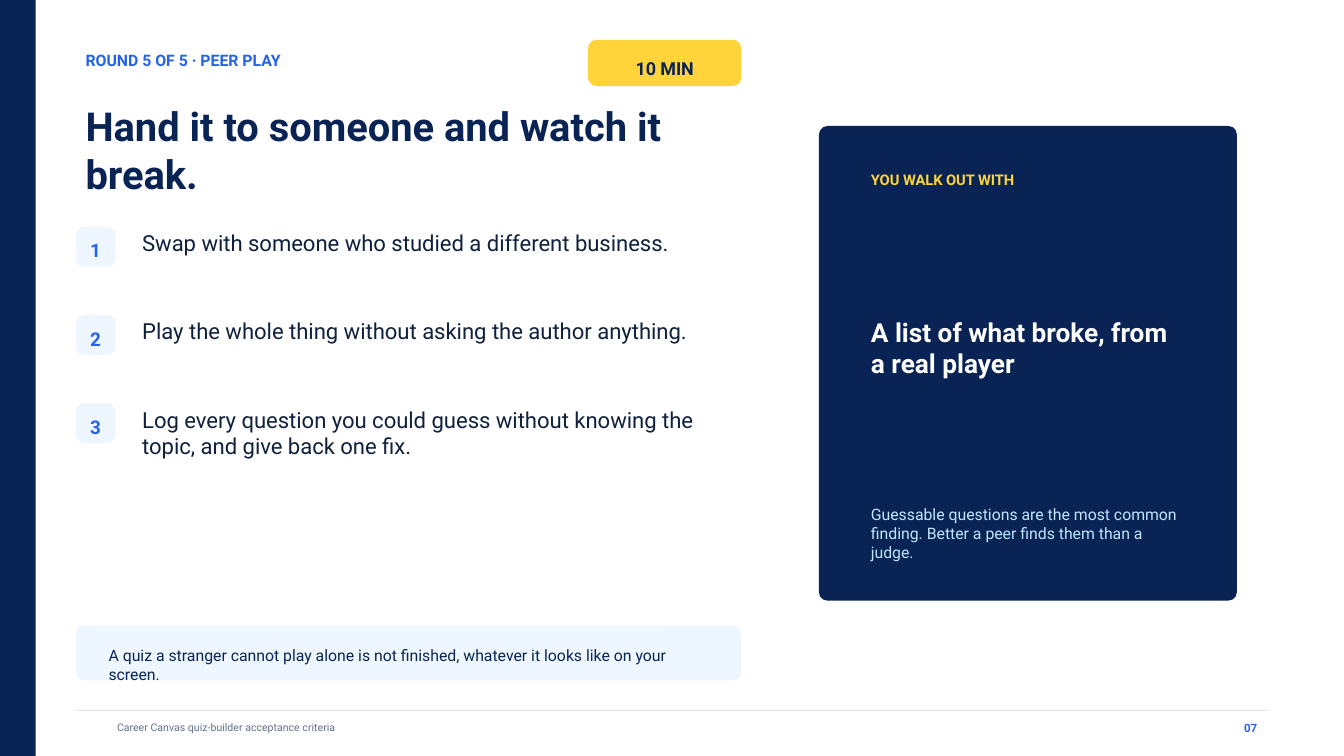
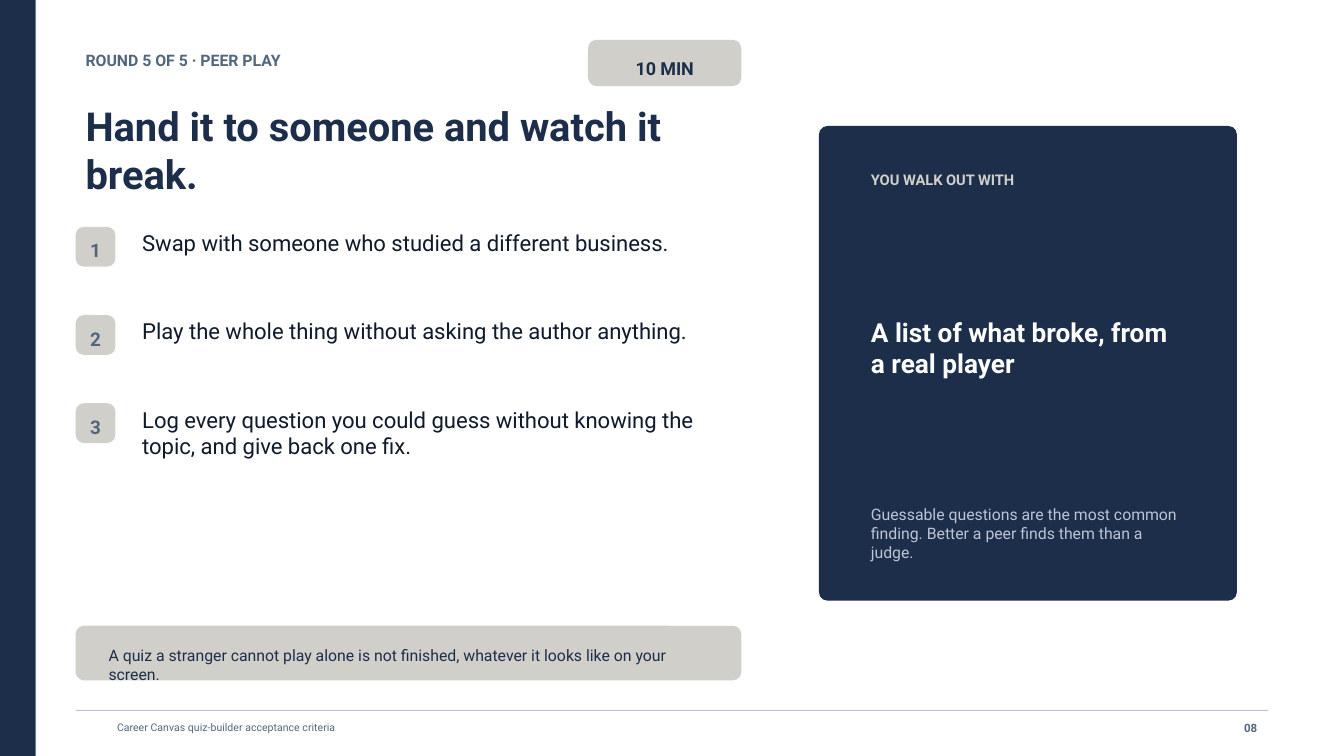
Before and after one commit to jadalin100/career-canvas, a slide deck: slide 8 of slides/output/Career_Canvas_Meeting_6_Build_Your_Quiz_App.pptx (slide 7 before the commit). Drawn at 1344x756 pixels with LibreOffice and Linux fonts; fonts in the diff are those of the drawing. Boxes give left, top, right and bottom in pixels: in the first picture for what was removed or moved away, otherwise in the second. Text is boxed around its words. In the diff, an @@ line names an element or a change of style, - is before the commit and + after.

```diff
--- a/slides/output/Career_Canvas_Meeting_6_Build_Your_Quiz_App.pptx
+++ b/slides/output/Career_Canvas_Meeting_6_Build_Your_Quiz_App.pptx
@@ rectangle at [0, 0, 35, 756]: fill #092454 to #1C2E4A @@
@@ rounded rectangle at [588, 40, 741, 87]: fill #FFD43B to #D1CFC9 @@
@@ rounded rectangle at [819, 126, 1237, 601]: fill #092454 to #1C2E4A @@
@@ text "YOU WALK OUT WITH" at [871, 174, 1014, 185]: text colour #FFD43B to #D1CFC9 @@
@@ text colour #2563EB to #52677D in 4 elements at [86, 54, 280, 66], [90, 244, 101, 257], [90, 332, 101, 346], [90, 420, 101, 434] @@
@@ text colour #10213D to #0F1A2B in 3 elements at [142, 234, 668, 256], [142, 322, 687, 344], [142, 411, 693, 459] @@
@@ text "Guessable questions are the most ..." at [871, 508, 1177, 562]: text colour #BFE6FF to #BDC4D4 @@
@@ fill #EEF7FF to #D1CFC9 in 4 elements at [76, 227, 116, 267], [76, 315, 116, 355], [76, 403, 116, 444], [76, 626, 741, 681] @@
@@ text colour #092454 to #1C2E4A in 3 elements at [636, 62, 693, 75], [86, 111, 661, 190], [109, 649, 666, 665] @@
@@ rectangle at [76, 710, 1268, 711]: fill #D8E5F2 to #BDC4D4 @@
@@ text "Career Canvas quiz-builder acceptance criteria" at [117, 723, 335, 733]: text colour #61718A to #52677D @@
@@ text at [1244, 724, 1257, 732]: text changed; text colour #2563EB to #52677D @@
-07
+08
```
Also in this commit, not shown: 9 other slides changed, 1 slide added, 16 other files.
